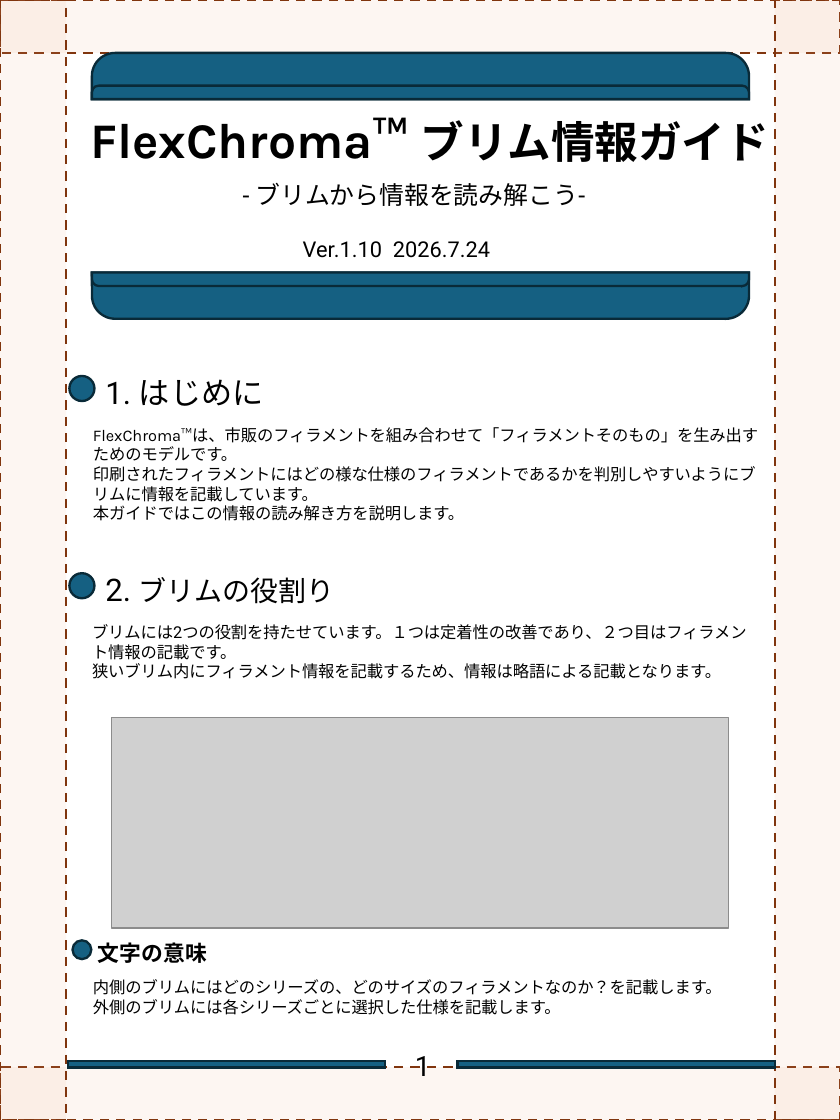
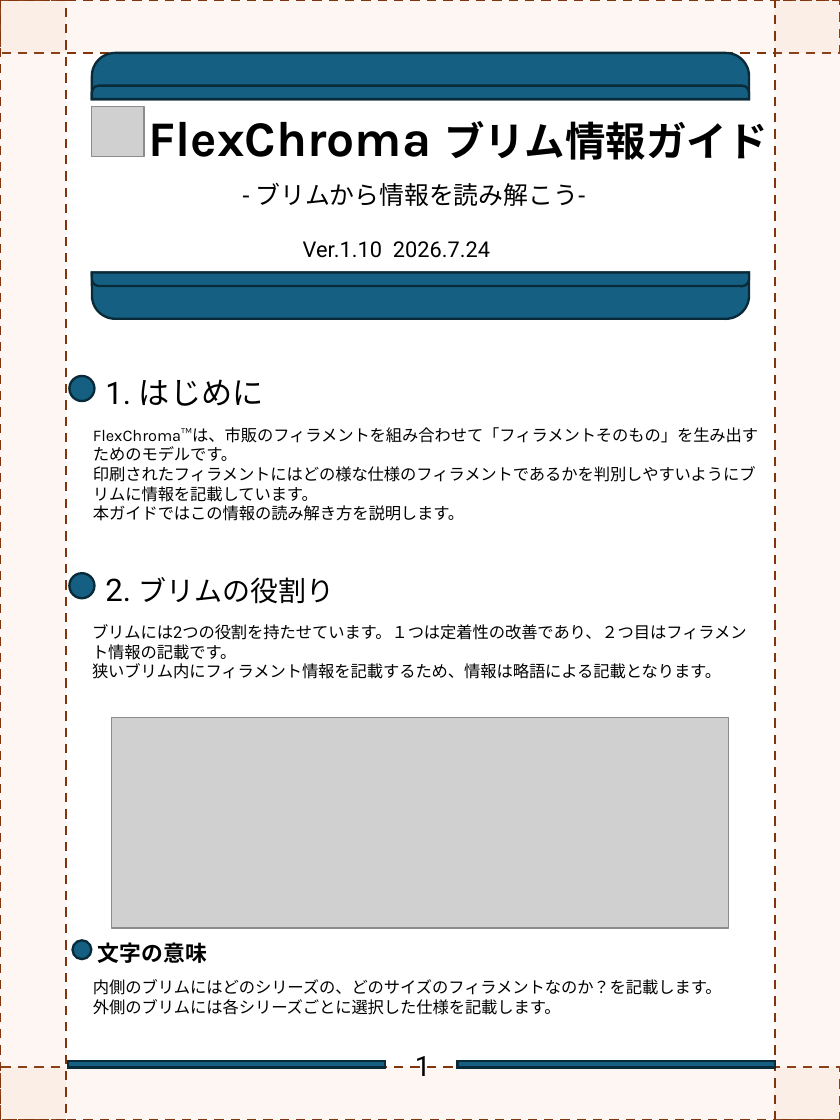
Before and after one commit to FlexChromaHQ/FlexChroma, a slide deck: slide 2 of Documents/Original/FlexChroam_Brim_Information_Guide-JP.pptx. Drawn at 840x1120 pixels with LibreOffice and Linux fonts; fonts in the diff are those of the drawing; grey boxes stand for pictures. Boxes give left, top, right and bottom in pixels: in the first picture for what was removed or moved away, otherwise in the second. Text is boxed around its words. In the diff, an @@ line names an element or a change of style, - is before the commit and + after.

```diff
--- a/Documents/Original/FlexChroam_Brim_Information_Guide-JP.pptx
+++ b/Documents/Original/FlexChroam_Brim_Information_Guide-JP.pptx
@@ picture added at (x1=92, y1=106, x2=144, y2=157) @@
@@ text at (x1=148, y1=121, x2=768, y2=160): text changed @@
-FlexChroma™ ブリム情報ガイド
+FlexChroma ブリム情報ガイド
```
Also in this commit, not shown: 1 other slide changed, 1 other file.
